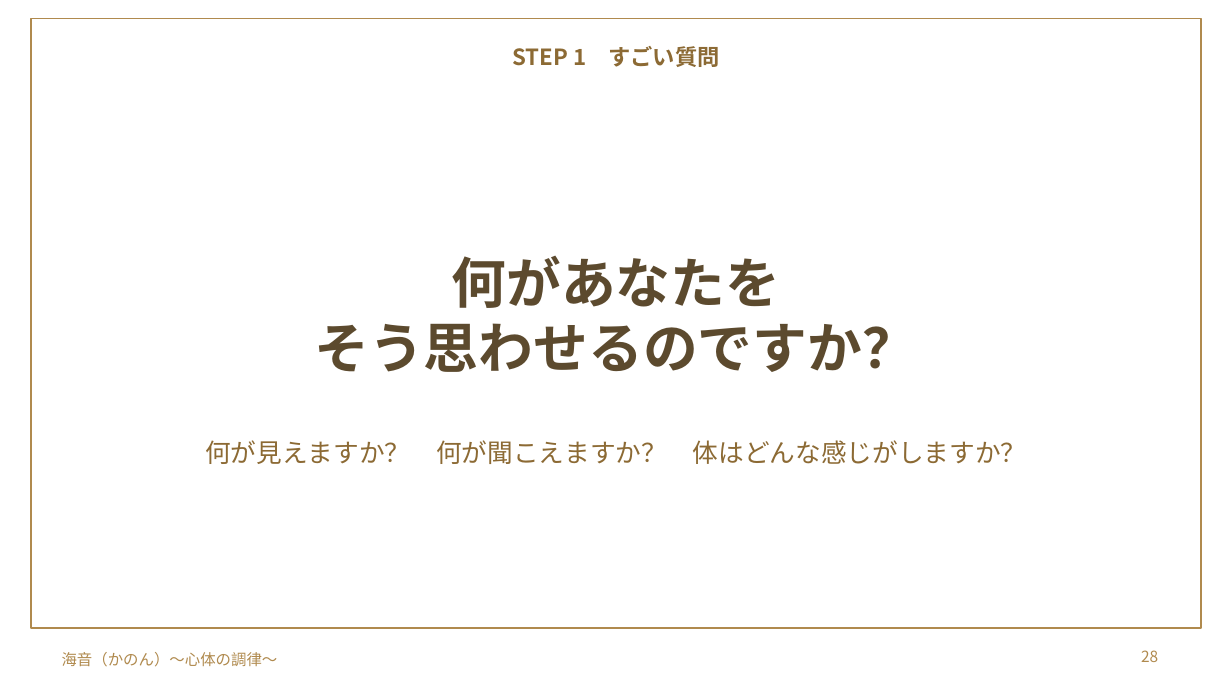
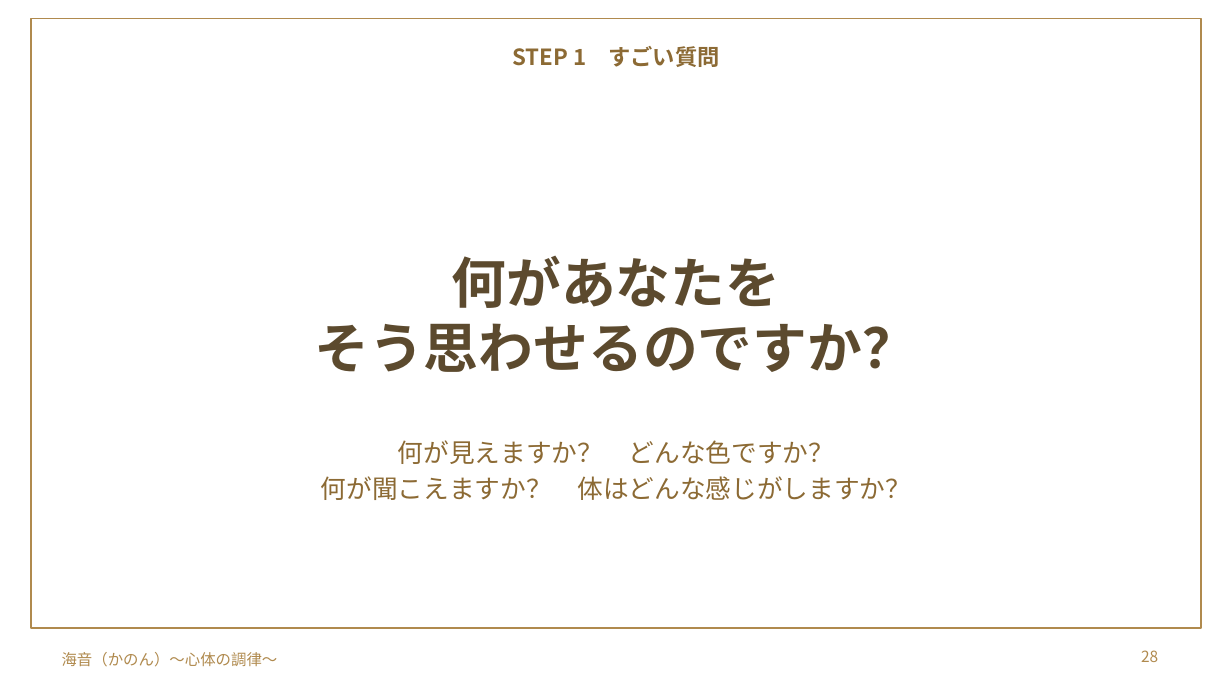
Before and after one commit to y-takahashi-cmd/MyBrain, a slide deck: slide 28 of 20_Projects/海音_心体の調律/単発/仁部あきえさん/20261028_仁部あきえさん_お金のブロック単発セッション.pptx. Drawn at 1232x693 pixels with LibreOffice and Linux fonts; fonts in the diff are those of the drawing; background and template pictures are left out. Boxes give left, top, right and bottom in pixels: in the first picture for what was removed or moved away, otherwise in the second. Text is boxed around its words. In the diff, an @@ line names an element or a change of style, - is before the commit and + after.

```diff
--- a/20_Projects/海音_心体の調律/単発/仁部あきえさん/20261028_仁部あきえさん_お金のブロック単発セッション.pptx
+++ b/20_Projects/海音_心体の調律/単発/仁部あきえさん/20261028_仁部あきえさん_お金のブロック単発セッション.pptx
@@ text at <box>321,440,911,500</box>: text changed @@
-何が見えますか？ 何が聞こえますか？ 体はどんな感じがしますか？
+何が見えますか？ どんな色ですか？
+何が聞こえますか？ 体はどんな感じがしますか？
```
Also in this commit, not shown: 16 other slides changed, 7 slides added, 6 slides removed.
